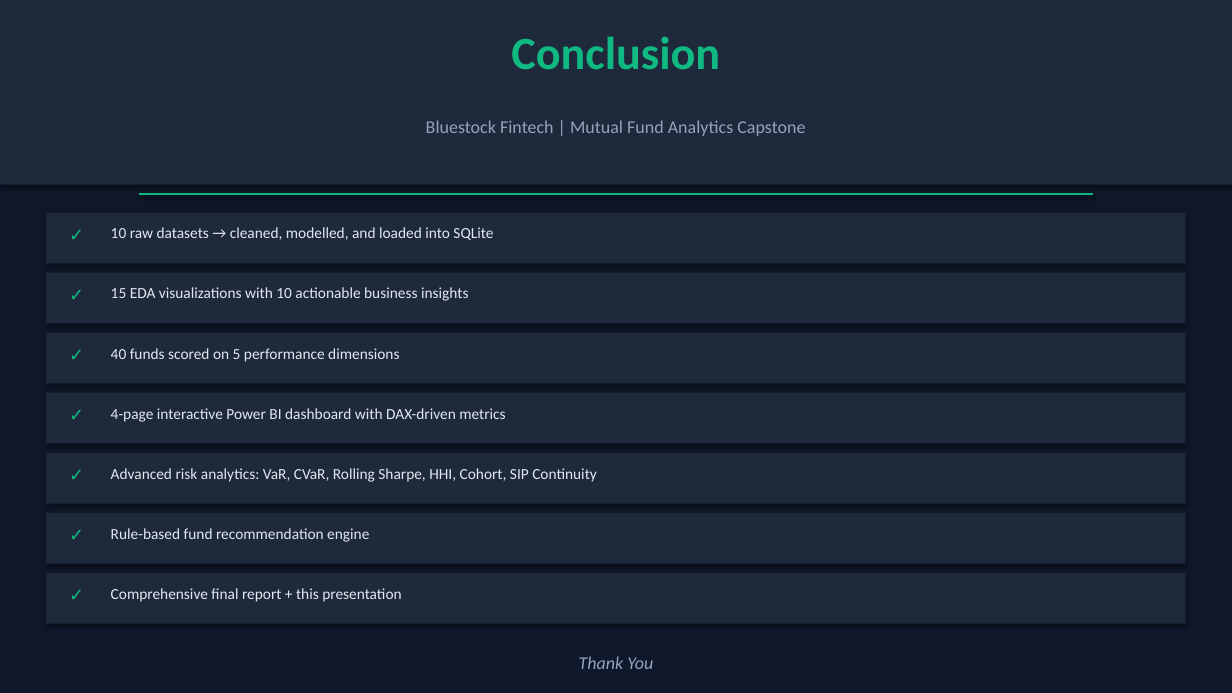
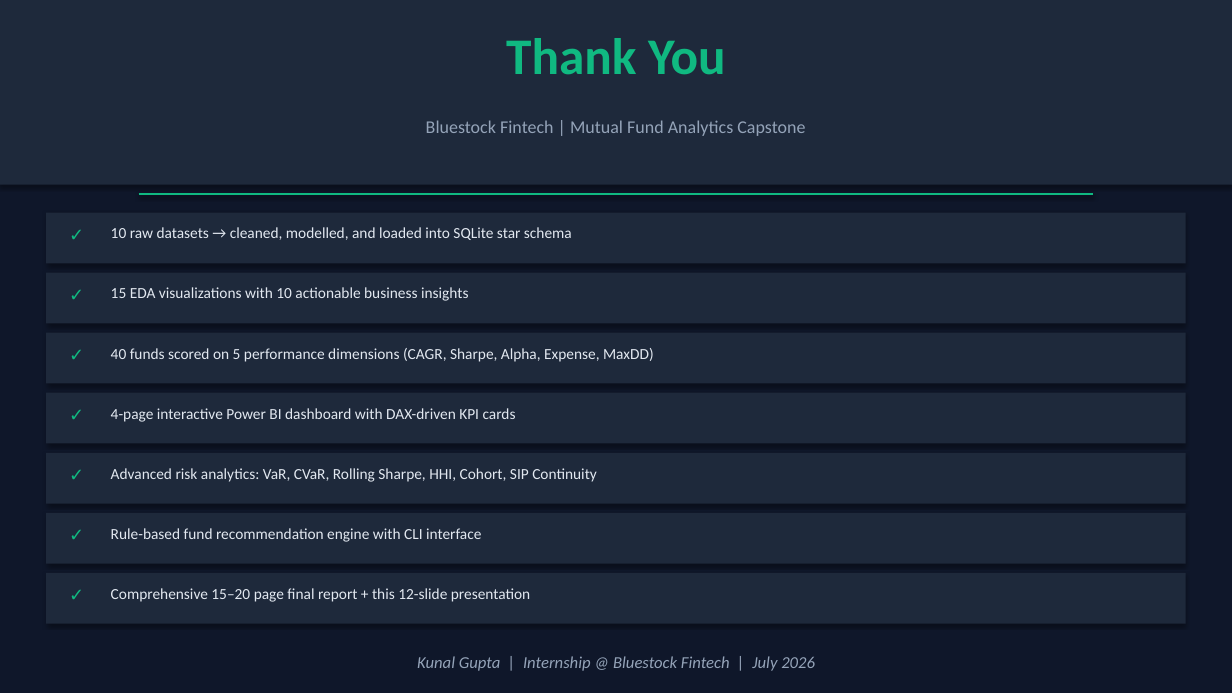
Before and after one commit to KunalGupta28/Capstone-Project-I---Mutual-Fund-Analytics, a slide deck: slide 12 of reports/Presentation.pptx (slide 9 before the commit). Drawn at 1232x693 pixels with LibreOffice and Linux fonts; fonts in the diff are those of the drawing. Boxes give left, top, right and bottom in pixels: in the first picture for what was removed or moved away, otherwise in the second. Text is boxed around its words. In the diff, an @@ line names an element or a change of style, - is before the commit and + after.

Commit message:
Polish and Consolidate: Delete duplicate src/ folder and notebooks, fix path references, expand Final Report PDF to 18 pages, expand Presentation to 12 slides, rebuild Ingestion/Cleaning notebooks, and update requirements.txt/README.md

```diff
--- a/reports/Presentation.pptx
+++ b/reports/Presentation.pptx
@@ text at (506, 38, 726, 75): text changed; size 36 to 40 pt @@
-Conclusion
+Thank You
@@ text at (111, 227, 572, 240): text changed @@
-10 raw datasets → cleaned, modelled, and loaded into SQLite
+10 raw datasets → cleaned, modelled, and loaded into SQLite star schema
@@ text at (111, 348, 654, 362): text changed @@
-40 funds scored on 5 performance dimensions
+40 funds scored on 5 performance dimensions (CAGR, Sharpe, Alpha, Expense, MaxDD)
@@ text at (111, 408, 516, 422): text changed @@
-4-page interactive Power BI dashboard with DAX-driven metrics
+4-page interactive Power BI dashboard with DAX-driven KPI cards
@@ text at (111, 528, 481, 542): text changed @@
-Rule-based fund recommendation engine
+Rule-based fund recommendation engine with CLI interface
@@ text at (111, 588, 530, 602): text changed @@
-Comprehensive final report + this presentation
+Comprehensive 15–20 page final report + this 12-slide presentation
@@ text at (417, 656, 815, 671): text changed; size 14 to 13 pt @@
-Thank You
+Kunal Gupta | Internship @ Bluestock Fintech | July 2026
```
Also in this commit, not shown: 4 other slides changed, 4 slides added, 1 slide removed, 22 other files.
